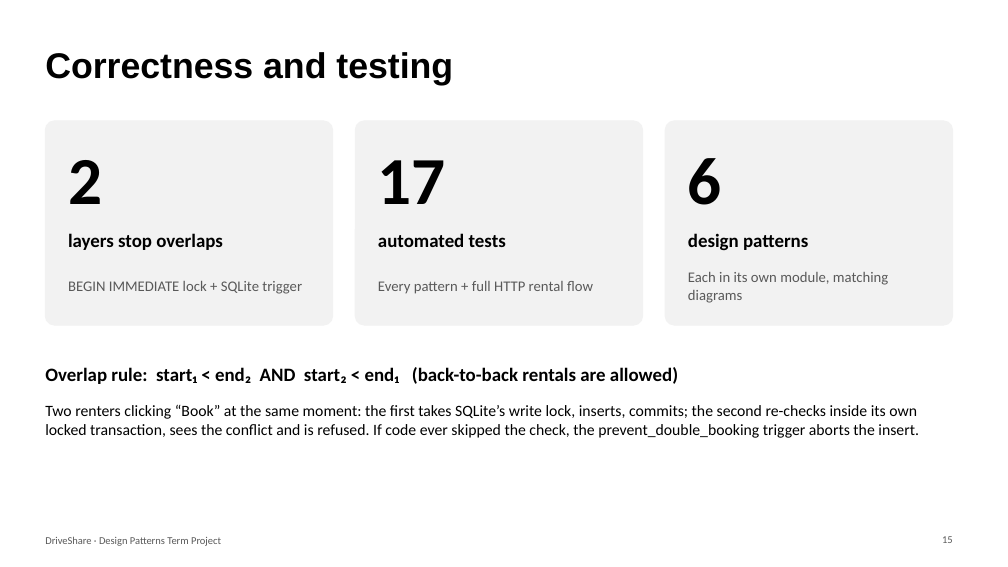
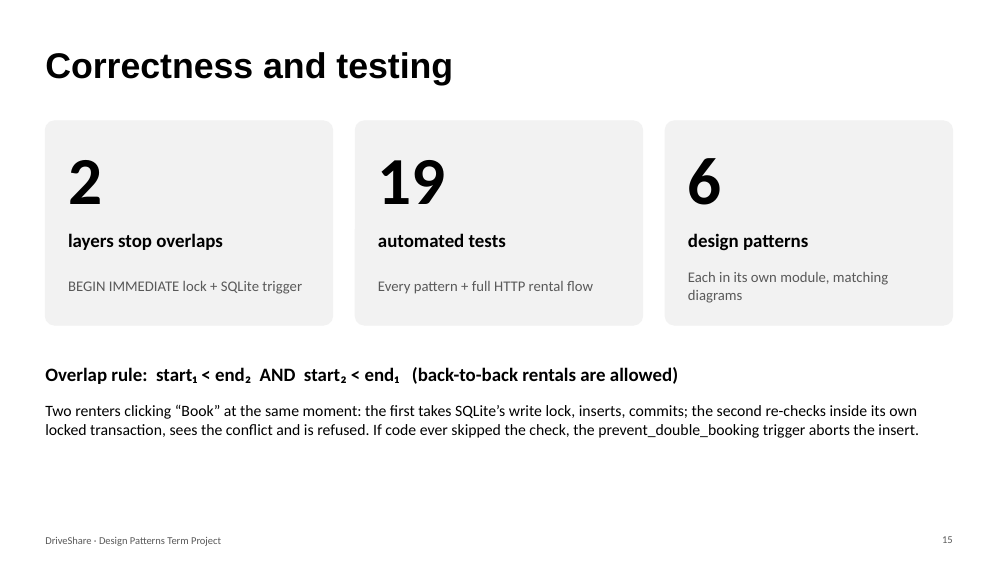
Before and after one commit to dheyaa-create/Term-Project-Cis-476-001, a slide deck: slide 15 of docs/DriveShare_Presentation.pptx. Drawn at 1008x567 pixels with LibreOffice and Linux fonts; fonts in the diff are those of the drawing. Boxes give left, top, right and bottom in pixels: in the first picture for what was removed or moved away, otherwise in the second. Text is boxed around its words. In the diff, an @@ line names an element or a change of style, - is before the commit and + after.

```diff
--- a/docs/DriveShare_Presentation.pptx
+++ b/docs/DriveShare_Presentation.pptx
@@ text at [378,160,446,204]: text changed @@
-17
+19
```
Also in this commit, not shown: 4 other slides changed, 26 other files.
